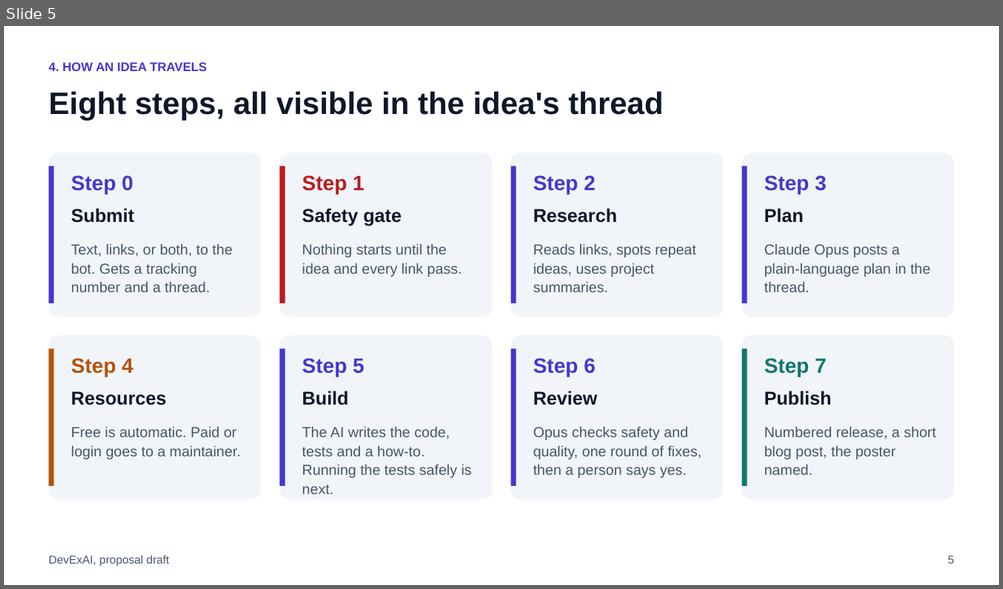
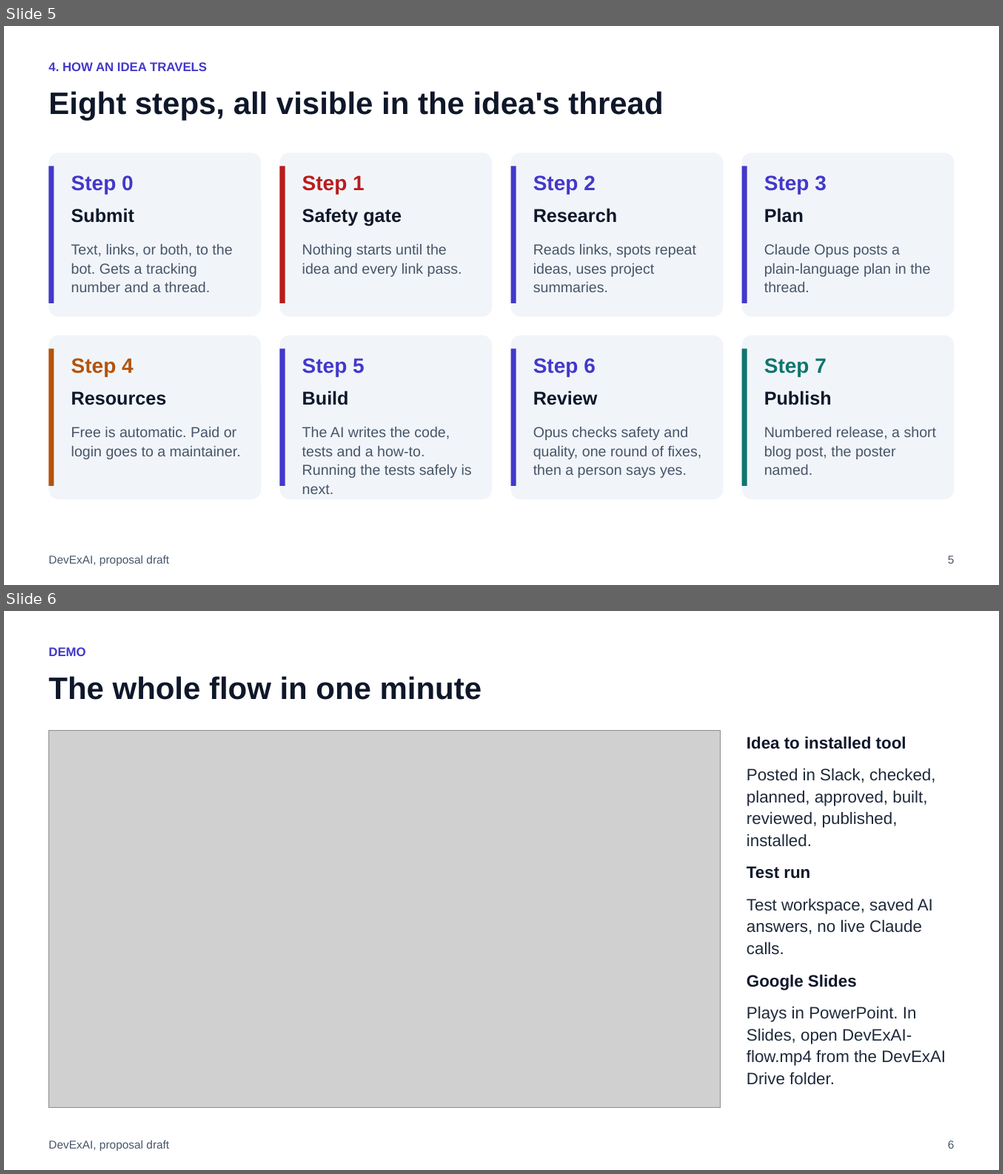
Before and after one commit to raghavsatyadev/DevExAI, a slide deck: DevExAI.pptx. Shown one above the other, each under a label of ours: slide 5 before the commit, slides 5 and 6 after it. The pictures are 1003x589 and 1003x1174 pixels, drawn with LibreOffice and Linux fonts; fonts in the diff are those of the drawing; grey boxes stand for pictures. Boxes give left, top, right and bottom in pixels: in the first picture for what was removed or moved away, otherwise in the second. Text is boxed around its words. In the diff, an @@ line names an element or a change of style, - is before the commit and + after.

```diff
--- a/DevExAI.pptx
+++ b/DevExAI.pptx
@@ slide 6 added at bbox=[4, 611, 999, 1170], background #FFFFFF @@
@@ text added at bbox=[48, 647, 85, 656], 12 pt, text #4338CA, bold @@
+DEMO
@@ text added at bbox=[48, 676, 482, 700], 30 pt, text #0F172A, bold @@
+The whole flow in one minute
@@ picture added at bbox=[48, 730, 720, 1108] @@
@@ text added at bbox=[746, 736, 945, 1085], 16 pt, text #1E293B @@
+Idea to installed tool
+Posted in Slack, checked, planned, approved, built, reviewed, published, installed.
+Test run
+Test workspace, saved AI answers, no live Claude calls.
+Google Slides
+Plays in PowerPoint. In Slides, open DevExAI-flow.mp4 from the DevExAI Drive folder.
@@ text added at bbox=[48, 1141, 169, 1151], 11 pt, text #475569 @@
+DevExAI, proposal draft
@@ text added at bbox=[948, 1141, 954, 1149], 11 pt, text #475569 @@
+6
```
Also in this commit, not shown: 13 slides changed, 2 other slides added, 13 other files.
